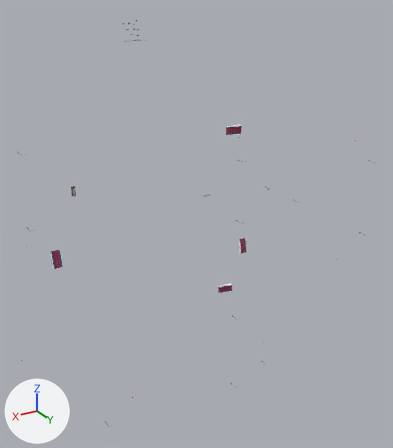
What one commit did to the COLLADA model Assets/Meshes/obstacles.dae.
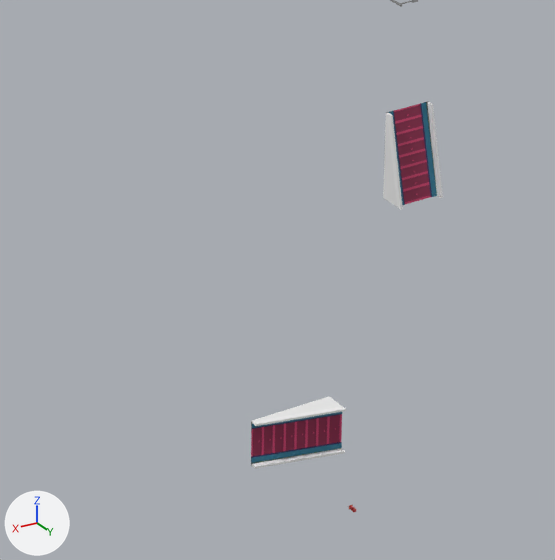
The first picture shows the older version from a camera (50 mm lens) standing at (220.0, 390.0, 227.0) and looking at (-27.0, -20.0, 22.0). The close-ups show both versions on the part from 46% to 67% of the width and 50% to 69% of the height of that picture; other places that the commit changed are outside them. The lights are fixed; the arrows at lower left show +X, +Y and +Z. Where no turn or scale is listed for an object, it has been applied to the vertices.

The older version as bpy lines, for what is in view:
```python
me_mesh_268 = bpy.data.meshes.new('Mesh.268')
me_mesh_268.from_pydata(...)  # 225 vertices, 382 faces; spans x 0.0..14.05, y -3.83..3.83, z -4.21..0.33
me_mesh_268.materials.append(mat_prop)  # picture img_props_1_png
ob_env_road_ramp_straight_002 = bpy.data.objects.new('Env_Road_Ramp_Straight.002', me_mesh_268)
ob_env_road_ramp_straight_002.location = (-66.9, -0.7, -9.8)
ob_env_road_ramp_straight_002.rotation_euler = (1.571, -1.567, 0.0)  # degrees (90, -90, 0)
ob_env_road_ramp_straight_004 = bpy.data.objects.new('Env_Road_Ramp_Straight.004', me_mesh_268)
ob_env_road_ramp_straight_004.location = (-54.3, -0.7, -44.9)
ob_env_road_ramp_straight_004.rotation_euler = (1.571, 0.00874, 0.0)  # degrees (90, 0.5, 0)
```
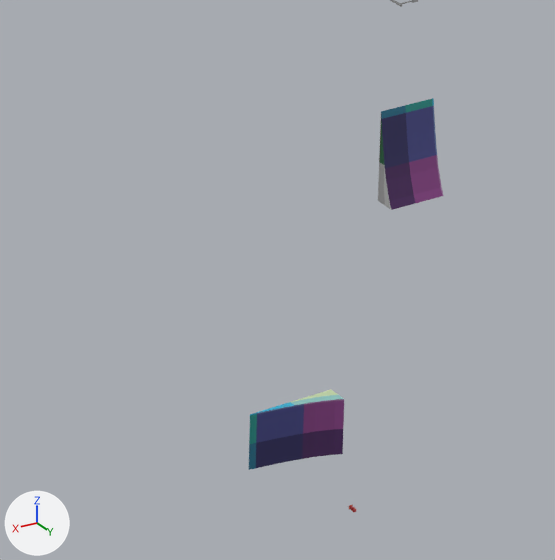
Where the newer file only moved an object's origin or applied its transform, the numbers keep the older frame.

Location of each change, [x1, y1, x2, y2] in pixels of the close-ups (555 x 560 px):
'Env_Road_Ramp_Straight.002', reshaped, turned
    before: [383, 101, 443, 209]
    after: [378, 98, 444, 210]
'Env_Road_Ramp_Straight.004', reshaped, turned
    before: [251, 396, 346, 469]
    after: [249, 390, 344, 470]
part 1 of me_mesh_268, cut back
    before: [251, 101, 443, 469]
    after: [249, 98, 444, 470]

The change in detail:
me_mesh_268 is used by ob_env_road_ramp_straight_004; location (-54.3, -0.7, -44.9); rotation (1.571, 0.00874, 0.0), in degrees (90, 0.5, 0).
me_mesh_268 had 225 vertices, 382 faces and spanned x 0.0..14.05, y -3.83..3.83, z -4.21..0.33.
me_mesh_268 now has 14 vertices, 24 faces and spans x -0.44..14.37, y -0.45..3.08, z -4.7..4.91.
me_mesh_268 part 1: the whole mesh is rebuilt.
Object 'Env_Road_Ramp_Straight.004' (ob_env_road_ramp_straight_004) turns from (90, 0.5, 0) to (0, 0.5, 0) degrees about x, y and z.
Object 'Env_Road_Ramp_Straight.002' (ob_env_road_ramp_straight_002) turns from (90, -90, 0) to (0, -90, 0) degrees about x, y and z.
